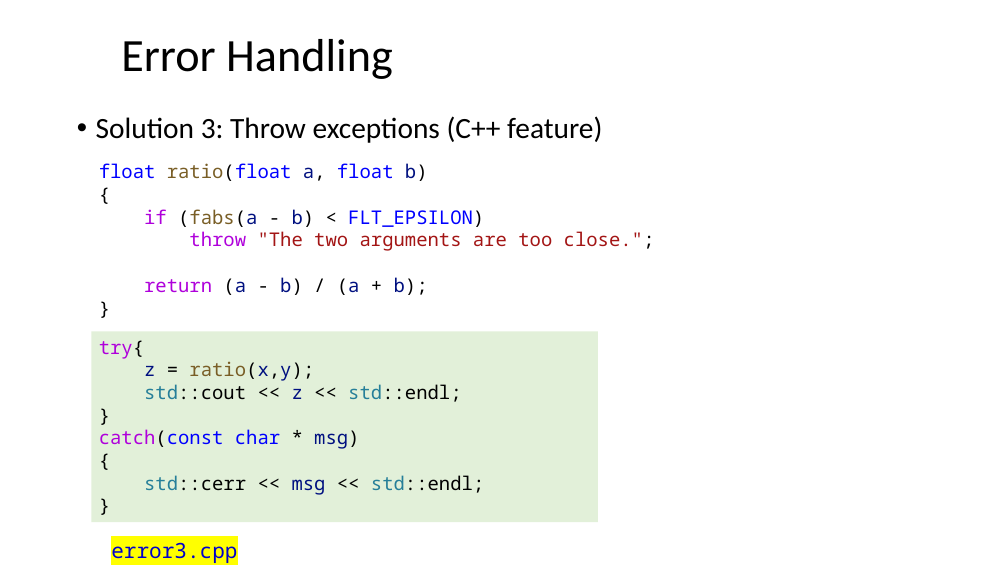
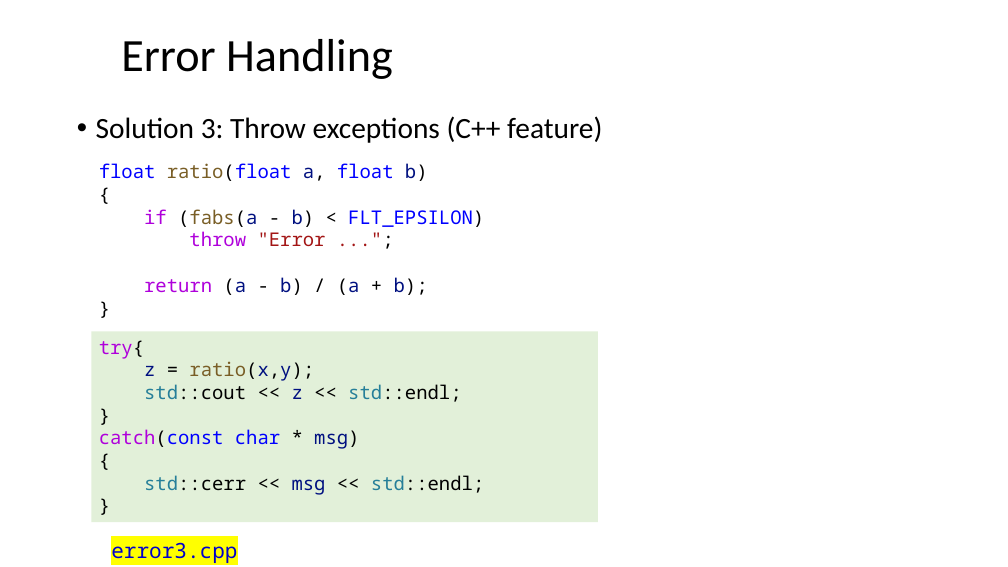
Before and after one commit to dayekuaipao/CPPLearning, a slide deck: slide 14 of week14/Lecture14.pptx. Drawn at 1008x567 pixels with LibreOffice and Linux fonts; fonts in the diff are those of the drawing; background and template pictures are left out. Boxes give left, top, right and bottom in pixels: in the first picture for what was removed or moved away, otherwise in the second. Text is boxed around its words. In the diff, an @@ line names an element or a change of style, - is before the commit and + after.

```diff
--- a/week14/Lecture14.pptx
+++ b/week14/Lecture14.pptx
@@ text at (189,231,326,247): text changed @@
-throw "The two arguments are too close.";
+throw "Error ...";
```
Also in this commit, not shown: 9 other slides changed, 6 other files.
